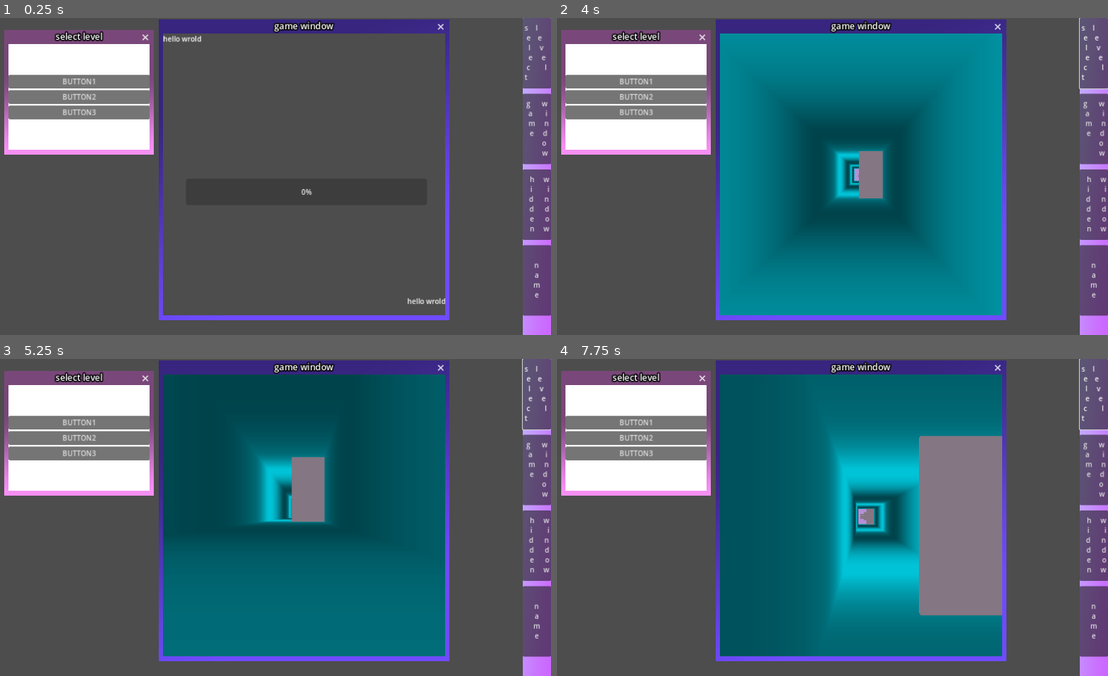
Above: before the commit, frames 1-4 (two rows, left to right).
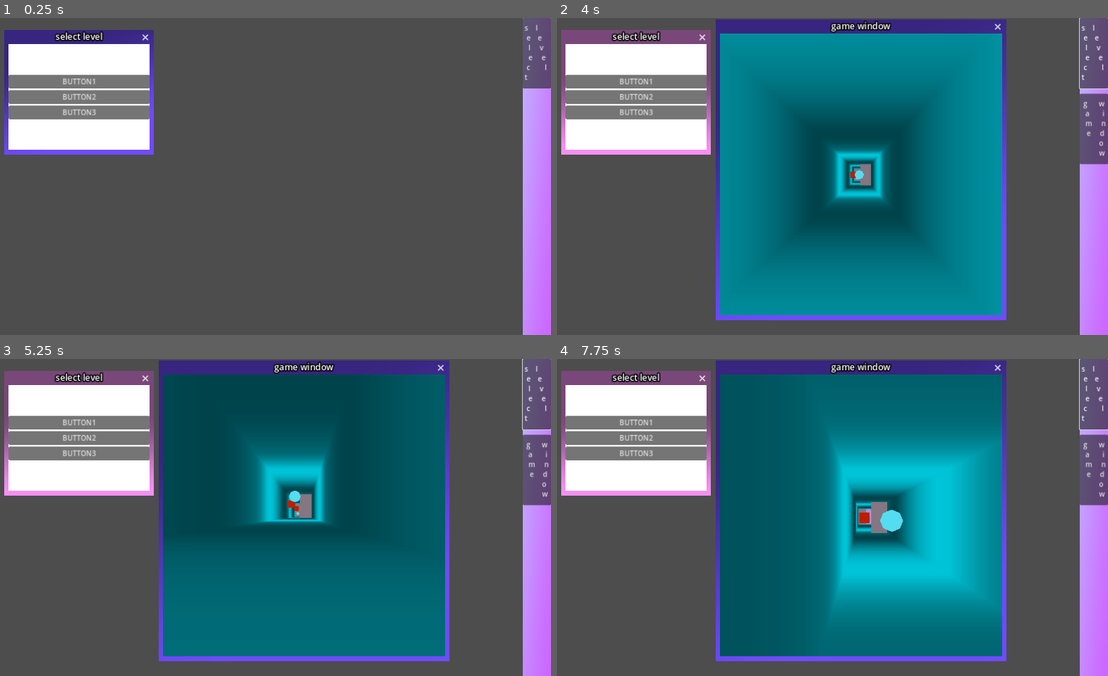
Above: after the commit, the same moments.

Repository: ktosox/GWJ77-Metamorphosis
Game: Godot game, scene res://game.tscn
Same seed, same stepped clock (60 frames per second), same inputs: the game is played once before the commit and once after it.
Inputs (mouse positions are in pixels of both pictures, inside the frame that each line leads up to):
- Up to frame 1 (0.25 s): no input
- Up to frame 2 (4 s): click "BUTTON1" at 0.5 s; click "BUTTON2" at 1.25 s; click "BUTTON3" at 2 s; click "s l e e l v e e c l t" at 2.75 s; tap Space at 3.5 s; move the mouse to (948, 160) at 3.52 s; hold D (Move_Right) from 3.53 s (still down); hold Right mouse button (RMB) from 3.53 s (still down); click (948, 160) at 3.67 s; tap Enter (ui_accept) at 3.77 s
- Up to frame 3 (5.25 s): move the mouse to (154, 533) at 4.27 s; release D (Move_Right) at 4.28 s; release Right mouse button (RMB) at 4.28 s; hold S (Move_Down) 4.28-5.03 s; right-click (154, 533) at 4.35 s; tap Enter (ui_accept) at 4.52 s; move the mouse to (325, 447) at 5.02 s; hold D (Move_Right) from 5.03 s (still down); hold Right mouse button (RMB) from 5.03 s (still down)
- Up to frame 4 (7.75 s): move the mouse to (799, 580) at 5.77 s; release D (Move_Right) at 5.78 s; release Right mouse button (RMB) at 5.78 s; hold W (Move_Up) 5.78-6.53 s; right-click (799, 580) at 5.85 s; click (799, 580) at 5.92 s; tap Enter (ui_accept) at 6.02, 6.77, 7.52 s; move the mouse to (997, 565) at 6.52 s; hold Right mouse button (RMB) 6.53-7.28 s; hold A (Move_Left) from 6.53 s (still down); move the mouse to (656, 469) at 7.27 s; right-click (656, 469) at 7.35 s

The runs differ from the first frame. In frame 1, 10% of the frame differs, in the area x 0-100%, y 0-96%; in frame 2, 2.9%; in frame 3, 3.4%; in frame 4, 11%, in the area x 54-100%, y 24-94%.

Commit message:
remade how stuff is placed in the level to make it more modualar
also loot placing is now a thing

Diff:
--- a/Game/game.gd
+++ b/Game/game.gd
@@ -10,35 +10,37 @@
 func _process(delta: float) -> void:
 	pass
 
+func test_load_level(level_number : int):
+	$GameWindow.get_child(0).queue_free()
+	var new_level = load("res://level/level_builder.tscn").instantiate()
+	#add funy things to new_level based on a level_number match HERE
 
+	#knobs to turn here: @export_range(1,3) var world (from 1 to 3), @export var segment_count = 6 (how long should the fall be?), @export var feature_list : Array (bonus things to add)
+
+	$GameWindow.add_child(new_level)
+	$GameWindow.visible = true
+	$GameWindow.grab_focus()
+	if !$PanelTexture/Layout/GameWindowButton.visible:
+		$PanelTexture/Layout/GameWindowButton.visible = true
+	pass
 
 
 # SPECILA TEST BUTTONS
 
 func _on_button_1_pressed() -> void:
-	$GameWindow.get_child(0).queue_free()
-	var new_level = load("res://level/level_builder.tscn").instantiate()
-	$GameWindow.add_child(new_level)
-	$GameWindow.visible = true
-	$GameWindow.grab_focus()
+	test_load_level(1)
 	pass # Replace with function body.
 
 func _on_button_2_pressed() -> void:
-	$GameWindow.get_child(0).queue_free()
-	var new_level = load("res://level/level_builder.tscn").instantiate()
-	$GameWindow.add_child(new_level)
-	$GameWindow.visible = true
-	$GameWindow.grab_focus()
+	test_load_level(2)
 	pass # Replace with function body.
 
 func _on_button_3_pressed() -> void:
-	$GameWindow.get_child(0).queue_free()
-	var new_level = load("res://level/level_builder.tscn").instantiate()
-	$GameWindow.add_child(new_level)
-	$GameWindow.visible = true
-	$GameWindow.grab_focus()
+	test_load_level(3)
 	pass # Replace with function body.
 
+
+# WINDOW MINIMAZING STUFF
 
 func _on_select_level_close_requested() -> void:
 	$SelectLevel.visible = false
--- a/Game/game.tscn
+++ b/Game/game.tscn
@@ -69,6 +69,7 @@
 layout_mode = 2
 
 [node name="GameWindowButton" type="Button" parent="PanelTexture/Layout"]
+visible = false
 custom_minimum_size = Vector2(0, 160)
 layout_mode = 2
 text = "g      w
@@ -84,6 +85,7 @@
 layout_mode = 2
 
 [node name="HiddenWindowButton" type="Button" parent="PanelTexture/Layout"]
+visible = false
 custom_minimum_size = Vector2(0, 160)
 layout_mode = 2
 text = "h     w
@@ -101,6 +103,7 @@
 layout_mode = 2
 
 [node name="LinkButton4" type="Button" parent="PanelTexture/Layout"]
+visible = false
 custom_minimum_size = Vector2(0, 160)
 layout_mode = 2
 text = "n
@@ -167,6 +170,7 @@
 title = "game window"
 position = Vector2i(400, 36)
 size = Vector2i(640, 640)
+visible = false
 unresizable = true
 script = ExtResource("3_mw1gv")
 
--- a/Game/level/level_builder.gd
+++ b/Game/level/level_builder.gd
@@ -2,7 +2,7 @@
 
 @export_range(1,3) var world = 1
 
-@export var segment_count = 6
+@export var segment_count = 2
 
 @export var feature_list : Array
 
@@ -14,7 +14,11 @@
 
 var floor_scene = preload("res://level/floor_segment.tscn")
 
+var loot_scene_array = [preload("res://not_player/loot/loot1.tscn"),preload("res://not_player/loot/loot2.tscn"),preload("res://not_player/loot/loot3.tscn")]
+
 var _total_length : int
+
+var _valid_location_array = []
 
 signal level_complete
 
@@ -30,7 +34,7 @@
 	$LoadingScreen/ColorRect/ProgressBar.value = 100
 	$LoadingScreen/ColorRect/LoadingComplete.visible = true
 
-
+	print("_total_length ", _total_length)
 	pass
 
 
@@ -58,38 +62,72 @@
 
 
 		pass
-	$PlayerCatcher.global_position = Vector3(0,segment_offset+6,0) # move $PlayerCatcher to the end of the last segment
+
 
 
 	_total_length = abs(segment_offset)
+
+
+
+	var length_to_chunk_ratio = 4
+	var first_floor_zone = 12 # nothing spawns here becouse too soon
+	for chunk in range(first_floor_zone, _total_length, length_to_chunk_ratio):
+		_valid_location_array.push_back(chunk * -1)
+	# populate _valid_location_array by taking the length of the tunnel and arbitrarly placing points in it
+
+
+
+	$PlayerCatcher.global_position = Vector3(0,_valid_location_array.pop_back(),0) # move $PlayerCatcher to the end of the last segment
 	pass
 
 
 func create_features() -> void:
-	# place features in range from the end of segment 1 to the top of last segment
-	var length_to_floor_ratio = 36
-	var first_floor_zone = 12
+
+	var length_to_floor_ratio = 16
+
 	var desired_floor_count = roundi(_total_length/length_to_floor_ratio)
-	print(desired_floor_count)
-	var next_floor_hight = first_floor_zone + randi()%4
-	for count in desired_floor_count:
-		var new_floor = floor_scene.instantiate() as Node3D
-		$FeaturesGoHere.add_child(new_floor)
-		new_floor.global_rotation_degrees = Vector3(0, randi_range(0,3) * (90.0),0 )
-		new_floor.global_position = Vector3(0,-next_floor_hight,0)
-		next_floor_hight += length_to_floor_ratio + randi_range(-6,6)
+	var array_of_spots_to_remove_later = []
+	var tick_shift_point = _valid_location_array.size() / (desired_floor_count * 1.0)
+	var next_floor_tick = 0.0
+	var next_floor_rotation = 0.0
+	for tick in _valid_location_array.size():
+
+		if next_floor_tick >= tick_shift_point:
+			var selected_valid_location = _valid_location_array[tick]
+			var new_floor = floor_scene.instantiate() as Node3D
+			$FeaturesGoHere.add_child(new_floor)
+			new_floor.global_rotation_degrees = Vector3(0, next_floor_rotation,0 )
+			next_floor_rotation += randi_range(1,2) * (90.0)
+			new_floor.global_position = Vector3(0,selected_valid_location,0)
+			array_of_spots_to_remove_later.push_back(selected_valid_location)
+			next_floor_tick -= tick_shift_point
+		else:
+			next_floor_tick += 1
+	for a in array_of_spots_to_remove_later:
+		_valid_location_array.erase(a)
 
 	pass
 
 
 func create_loot() -> void:
-	# place loot in range from the end of segment 1 to the top of last segment
+	var from_range = -1
+	var to_range = 1
+	for spot in _valid_location_array.size():
+		if spot%2 == 1:
+			var new_loot = loot_scene_array[randi()%3].instantiate() as Node3D
+			$LootGoesHere.add_child(new_loot)
+			new_loot.global_position = Vector3(randi_range(from_range,to_range),_valid_location_array[spot],randi_range(from_range,to_range))
+
+
 	pass
 
 func spawn_player() -> void:
 	var new_player = player_scene.instantiate()
+
 	new_player.global_position = $PlayerSpawnPoint.global_position
 	add_child(new_player)
+
+
 	pass
 
 
--- a/Game/level/level_builder.tscn
+++ b/Game/level/level_builder.tscn
@@ -5,7 +5,7 @@
 
 [node name="LevelBuilder" type="Node3D"]
 script = ExtResource("1_qv3op")
-segment_count = 11
+segment_count = 6
 
 [node name="PlayerSpawnPoint" type="Marker3D" parent="."]
 transform = Transform3D(1, 0, 0, 0, 1, 0, 0, 0, 1, 0, -1, 0)
@@ -58,5 +58,7 @@
 
 [node name="FeaturesGoHere" type="Node3D" parent="."]
 
+[node name="LootGoesHere" type="Node3D" parent="."]
+
 [node name="PlayerCatcher" parent="." instance=ExtResource("2_xgffx")]
 transform = Transform3D(1, 0, 0, 0, 1, 0, 0, 0, 1, 0, -5, 0)
--- a/Game/level/player_catcher.tscn
+++ b/Game/level/player_catcher.tscn
@@ -27,18 +27,19 @@
 script = ExtResource("1_t8klm")
 
 [node name="CollisionShape3D" type="CollisionShape3D" parent="."]
-transform = Transform3D(1, 0, 0, 0, 1, 0, 0, 0, 1, 0, 0.107058, 0)
+transform = Transform3D(1, 0, 0, 0, 1, 0, 0, 0, 1, 0, -0.407453, 0)
 shape = SubResource("BoxShape3D_aiaat")
 
 [node name="MeshInstance3D" type="MeshInstance3D" parent="."]
+transform = Transform3D(1, 0, 0, 0, 1, 0, 0, 0, 1, 0, -0.514511, 0)
 mesh = SubResource("BoxMesh_2csiq")
 
 [node name="MeshInstance3D2" type="MeshInstance3D" parent="."]
-transform = Transform3D(1, 0, 0, 0, 1, 0, 0, 0, 1, 0, -1.01644, 0)
+transform = Transform3D(1, 0, 0, 0, 1, 0, 0, 0, 1, 0, -1.53095, 0)
 mesh = SubResource("PlaneMesh_8v475")
 
 [node name="Label3D" type="Label3D" parent="."]
-transform = Transform3D(1, 0, 0, 0, 1, 0, 0, 0, 1, 0, -0.858047, 0)
+transform = Transform3D(1, 0, 0, 0, 1, 0, 0, 0, 1, 0, -1.37256, 0)
 visible = false
 billboard = 1
 render_priority = 1
--- a/Game/not_player/loot.gd
+++ b/Game/not_player/loot.gd
@@ -8,4 +8,5 @@
 func _on_body_entered(body: Node3D) -> void:
 	assert(body.is_in_group("Player"))
 	body.take_loot(packet)
+	queue_free()
 	pass # Replace with function body.
--- /dev/null
+++ b/Game/not_player/loot/loot1.tscn
@@ -0,0 +1,21 @@
+[gd_scene load_steps=6 format=3 uid="uid://dcoc0e2s2w7um"]
+
+[ext_resource type="PackedScene" uid="uid://bjfs0xngtrl" path="res://not_player/loot.tscn" id="1_gv76n"]
+[ext_resource type="Script" path="res://not_player/loot_packet.gd" id="2_abm13"]
+
+[sub_resource type="Resource" id="Resource_tos0q"]
+script = ExtResource("2_abm13")
+type = 0
+value = 0
+
+[sub_resource type="StandardMaterial3D" id="StandardMaterial3D_307ci"]
+albedo_color = Color(0.767842, 0.152748, 4.13924e-06, 1)
+
+[sub_resource type="BoxMesh" id="BoxMesh_scurf"]
+material = SubResource("StandardMaterial3D_307ci")
+
+[node name="Loot" instance=ExtResource("1_gv76n")]
+packet = SubResource("Resource_tos0q")
+
+[node name="MeshInstance3D" type="MeshInstance3D" parent="." index="1"]
+mesh = SubResource("BoxMesh_scurf")
--- /dev/null
+++ b/Game/not_player/loot/loot2.tscn
@@ -0,0 +1,23 @@
+[gd_scene load_steps=6 format=3 uid="uid://dkra6lqiu63qh"]
+
+[ext_resource type="PackedScene" uid="uid://bjfs0xngtrl" path="res://not_player/loot.tscn" id="1_t6h3q"]
+[ext_resource type="Script" path="res://not_player/loot_packet.gd" id="2_ph3a4"]
+
+[sub_resource type="Resource" id="Resource_0l6pb"]
+script = ExtResource("2_ph3a4")
+type = 2
+value = 0
+
+[sub_resource type="StandardMaterial3D" id="StandardMaterial3D_l8wjp"]
+albedo_color = Color(0.345098, 1, 1, 1)
+
+[sub_resource type="SphereMesh" id="SphereMesh_esvpk"]
+material = SubResource("StandardMaterial3D_l8wjp")
+radial_segments = 8
+rings = 4
+
+[node name="Loot" instance=ExtResource("1_t6h3q")]
+packet = SubResource("Resource_0l6pb")
+
+[node name="MeshInstance3D" type="MeshInstance3D" parent="." index="1"]
+mesh = SubResource("SphereMesh_esvpk")
--- /dev/null
+++ b/Game/not_player/loot/loot3.tscn
@@ -0,0 +1,22 @@
+[gd_scene load_steps=6 format=3 uid="uid://boc5a6o361mbt"]
+
+[ext_resource type="PackedScene" uid="uid://bjfs0xngtrl" path="res://not_player/loot.tscn" id="1_ir3q6"]
+[ext_resource type="Script" path="res://not_player/loot_packet.gd" id="2_lkyee"]
+
+[sub_resource type="Resource" id="Resource_6dlb7"]
+script = ExtResource("2_lkyee")
+type = 1
+value = 2
+
+[sub_resource type="StandardMaterial3D" id="StandardMaterial3D_5c6hx"]
+albedo_color = Color(1, 0.913725, 0.196078, 1)
+
+[sub_resource type="PrismMesh" id="PrismMesh_hsvfu"]
+material = SubResource("StandardMaterial3D_5c6hx")
+
+[node name="Loot" instance=ExtResource("1_ir3q6")]
+packet = SubResource("Resource_6dlb7")
+
+[node name="MeshInstance3D" type="MeshInstance3D" parent="." index="1"]
+transform = Transform3D(-0.832921, -0.422054, -0.357928, 0, 0.64679, -0.762668, 0.553392, -0.635243, -0.538725, 0, 0, 0)
+mesh = SubResource("PrismMesh_hsvfu")
--- a/Game/player/player.gd
+++ b/Game/player/player.gd
@@ -22,7 +22,7 @@
 	pass
 
 func take_loot(data : LootPacket) -> void:
-
+	print(data.type)
 	pass
 
 # Called every frame. 'delta' is the elapsed time since the previous frame.
